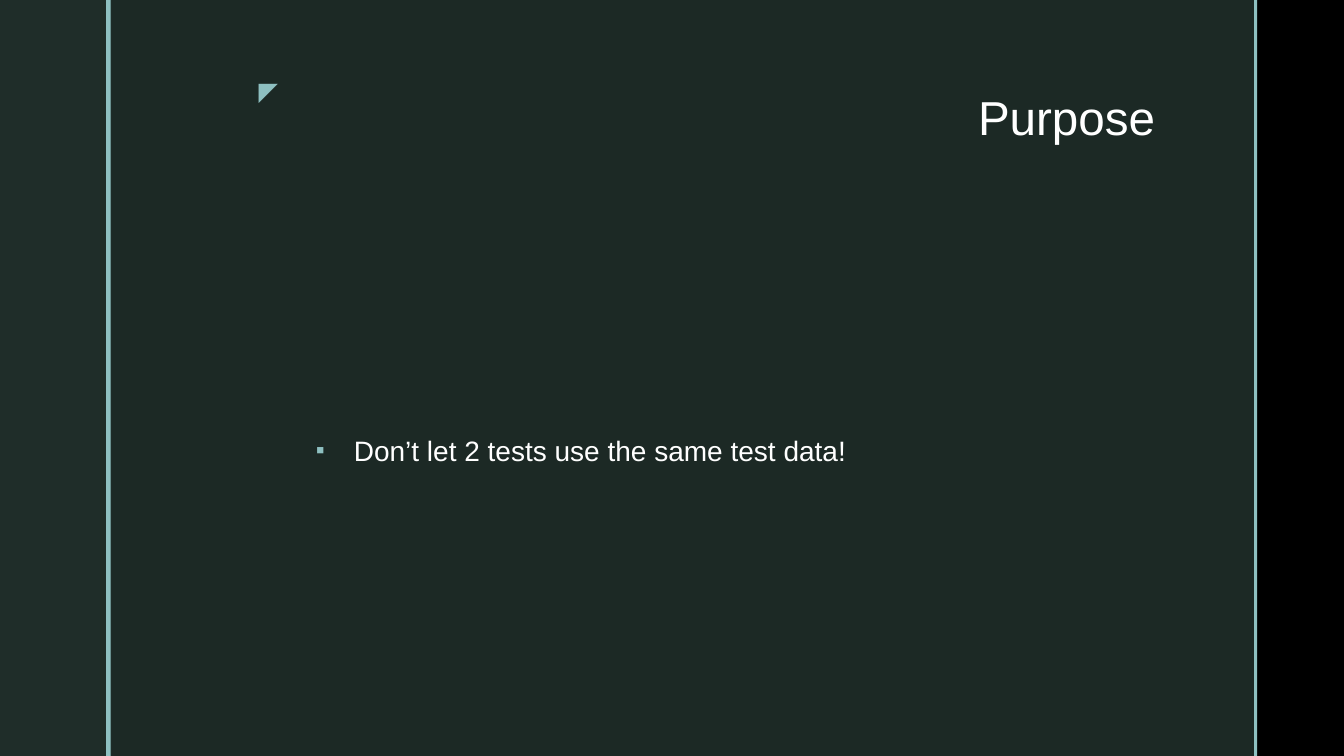
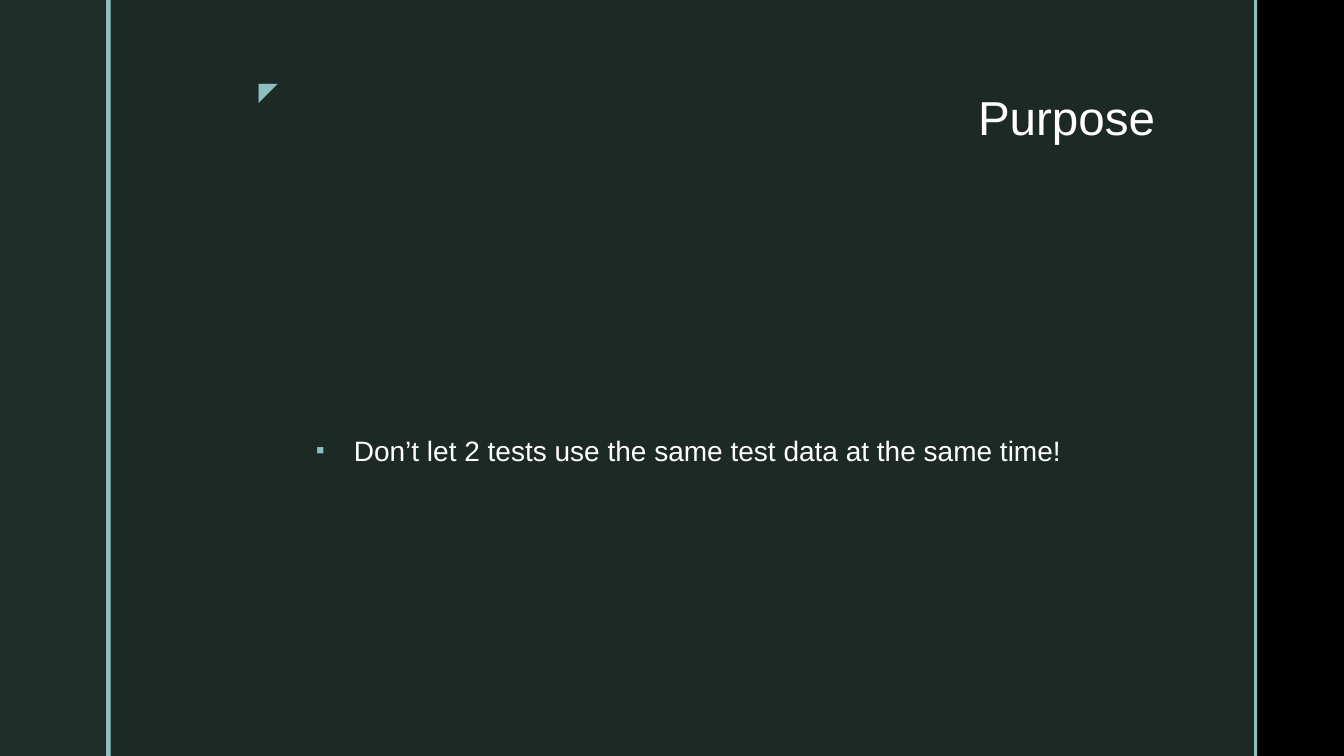
Before and after one commit to smccarthy/profile-service-presentation, a slide deck: slide 3 of profile-service-presentation.pptx. Drawn at 1344x756 pixels with LibreOffice and Linux fonts; fonts in the diff are those of the drawing; background and template pictures are left out. Boxes give left, top, right and bottom in pixels: in the first picture for what was removed or moved away, otherwise in the second. Text is boxed around its words. In the diff, an @@ line names an element or a change of style, - is before the commit and + after.

Commit message:
updates to presentation

```diff
--- a/profile-service-presentation.pptx
+++ b/profile-service-presentation.pptx
@@ text at <box>354,440,1061,462</box>: text changed @@
-▪ Don’t let 2 tests use the same test data!
+▪ Don’t let 2 tests use the same test data at the same time!
```
Also in this commit, not shown: 1 other file.
